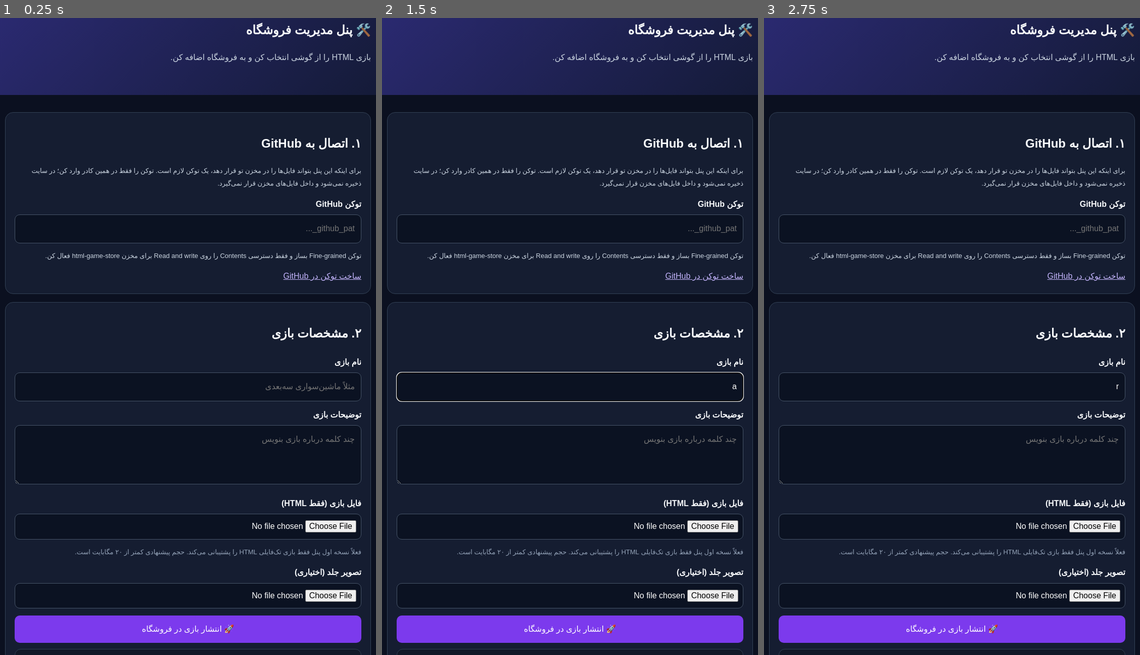
Above: before the commit, frames 1-3 (left to right).
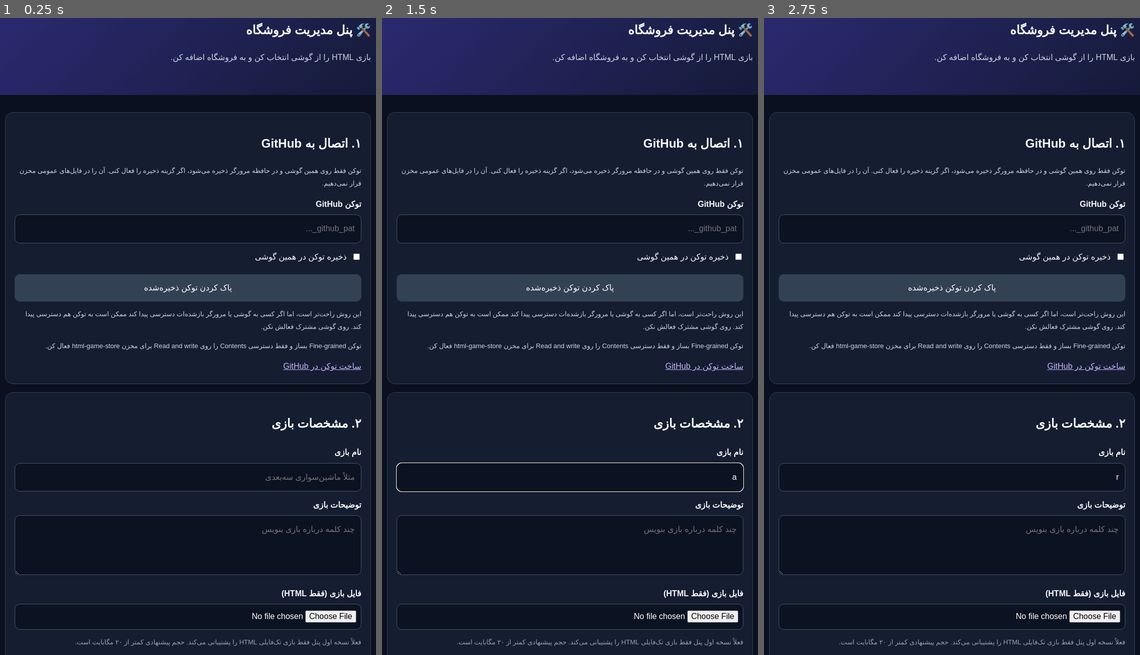
Above: after the commit, the same moments.

Repository: mohammadtaha7225-star/html-game-store
Game: browser game, page admin.html
Two runs of this game, one before a commit and one after it. Both use one fixed random seed, a clock stepped at 60 frames per second and the inputs below.
Inputs (mouse positions are in pixels of both pictures, inside the frame that each line leads up to; where the layout moved, square brackets give the same spot in the first picture):
- Up to frame 1 (0.25 s): no input
- Up to frame 2 (1.5 s): click (570, 476) [570, 387] at 1.27 s; type "a" at 1.27 s; tap Enter at 1.3 s
- Up to frame 3 (2.75 s): click (952, 476) [952, 387] at 1.87 s; type "r" at 1.87 s; tap Enter at 1.9 s; click (952, 285) at 2.02 s, where only the run after the commit has a clickable "پاک کردن توکن ذخیره‌شده"; click (952, 228) at 2.47 s

The runs differ from the first frame. In frame 1, 12% of the frame differs, in the area x 1-99%, y 23-100%; in frame 2, 13%; in frame 3, 12%.

Commit message:
افزودن ذخیره اختیاری توکن روی گوشی مدیر

Diff:
--- a/admin.html
+++ b/admin.html
@@ -17,8 +17,8 @@
 <main>
 <section class="card">
 <h2>۱. اتصال به GitHub</h2>
-<p class="hint">برای اینکه این پنل بتواند فایل‌ها را در مخزن تو قرار دهد، یک توکن لازم است. توکن را فقط در همین کادر وارد کن؛ در سایت ذخیره نمی‌شود و داخل فایل‌های مخزن قرار نمی‌گیرد.</p>
-<label for="token">توکن GitHub</label><input id="token" type="password" autocomplete="off" placeholder="github_pat_...">
+<p class="hint">توکن فقط روی همین گوشی و در حافظه مرورگر ذخیره می‌شود، اگر گزینه ذخیره را فعال کنی. آن را در فایل‌های عمومی مخزن قرار نمی‌دهیم.</p>
+<label for="token">توکن GitHub</label><input id="token" type="password" autocomplete="off" placeholder="github_pat_..."><label style="display:flex;align-items:center;gap:9px;font-weight:normal"><input id="rememberToken" type="checkbox" style="width:auto"> ذخیره توکن در همین گوشی</label><button type="button" id="clearToken" style="background:#334155">پاک کردن توکن ذخیره‌شده</button><p class="hint">این روش راحت‌تر است، اما اگر کسی به گوشی یا مرورگر بازشده‌ات دسترسی پیدا کند ممکن است به توکن هم دسترسی پیدا کند. روی گوشی مشترک فعالش نکن.</p>
 <p class="hint">توکن Fine-grained بساز و فقط دسترسی Contents را روی Read and write برای مخزن html-game-store فعال کن.</p>
 <a href="https://github.com/settings/personal-access-tokens/new" target="_blank" rel="noopener">ساخت توکن در GitHub</a>
 </section>
@@ -42,6 +42,34 @@
 const OWNER="mohammadtaha7225-star", REPO="html-game-store", BRANCH="main";
 const $=id=>document.getElementById(id), status=$("status"), button=$("publish");
 function say(s){status.textContent=s}
+const TOKEN_KEY="htmlGameStorePublisherToken";
+try{
+ const saved=localStorage.getItem(TOKEN_KEY);
+ if(saved){$("token").value=saved;$("rememberToken").checked=true;}
+}catch(e){}
+$("rememberToken").addEventListener("change",()=>{
+ try{
+  if($("rememberToken").checked){
+   const value=$("token").value.trim();
+   if(!value){$("rememberToken").checked=false;say("اول توکن را وارد کن، بعد گزینه ذخیره را فعال کن.");return;}
+   localStorage.setItem(TOKEN_KEY,value);
+   say("توکن روی همین گوشی ذخیره شد.");
+  }else{
+   localStorage.removeItem(TOKEN_KEY);
+   say("ذخیره توکن خاموش شد و توکن ذخیره‌شده پاک شد.");
+  }
+ }catch(e){$("rememberToken").checked=false;say("مرورگر اجازه ذخیره‌سازی نداد.");}
+});
+$("token").addEventListener("input",()=>{
+ if($("rememberToken").checked){
+  try{localStorage.setItem(TOKEN_KEY,$("token").value.trim());}catch(e){}
+ }
+});
+$("clearToken").addEventListener("click",()=>{
+ try{localStorage.removeItem(TOKEN_KEY);}catch(e){}
+ $("token").value="";$("rememberToken").checked=false;
+ say("توکن ذخیره‌شده از این گوشی پاک شد.");
+});
 function slug(s){return s.toLowerCase().trim().replace(/[^\p{L}\p{N}]+/gu,"-").replace(/^-|-$/g,"").slice(0,45)||"game"}
 function bytesToBase64(bytes){let binary="";const step=0x8000;for(let i=0;i<bytes.length;i+=step)binary+=String.fromCharCode(...bytes.subarray(i,i+step));return btoa(binary)}
 async function api(path,method="GET",body=null){
